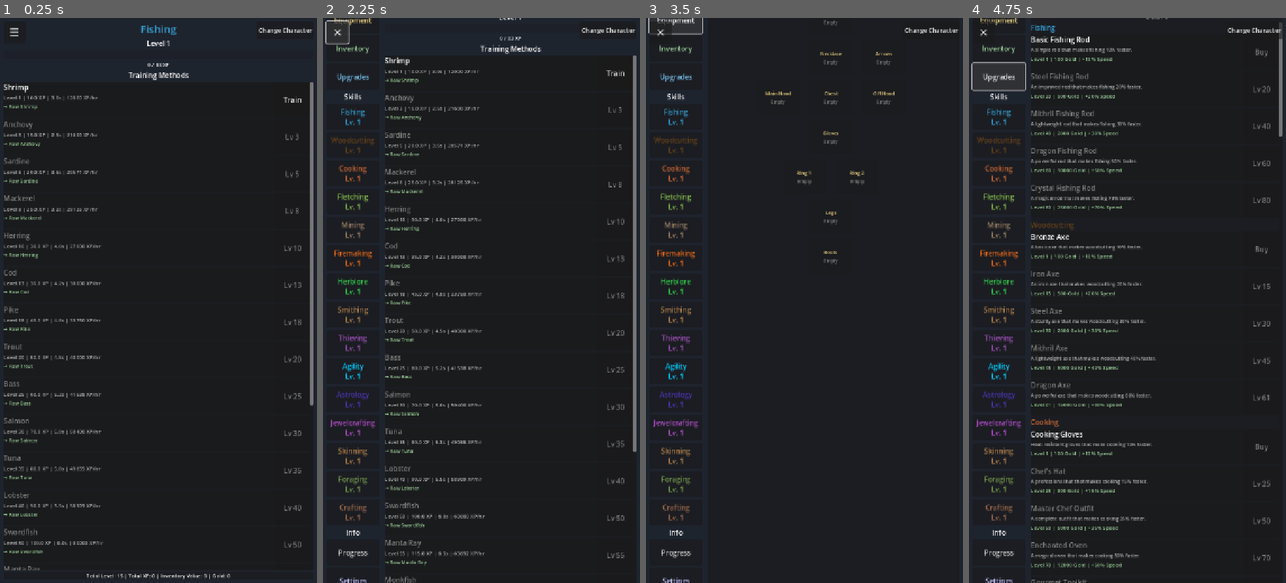
Above: before the commit, frames 1-4 (left to right).
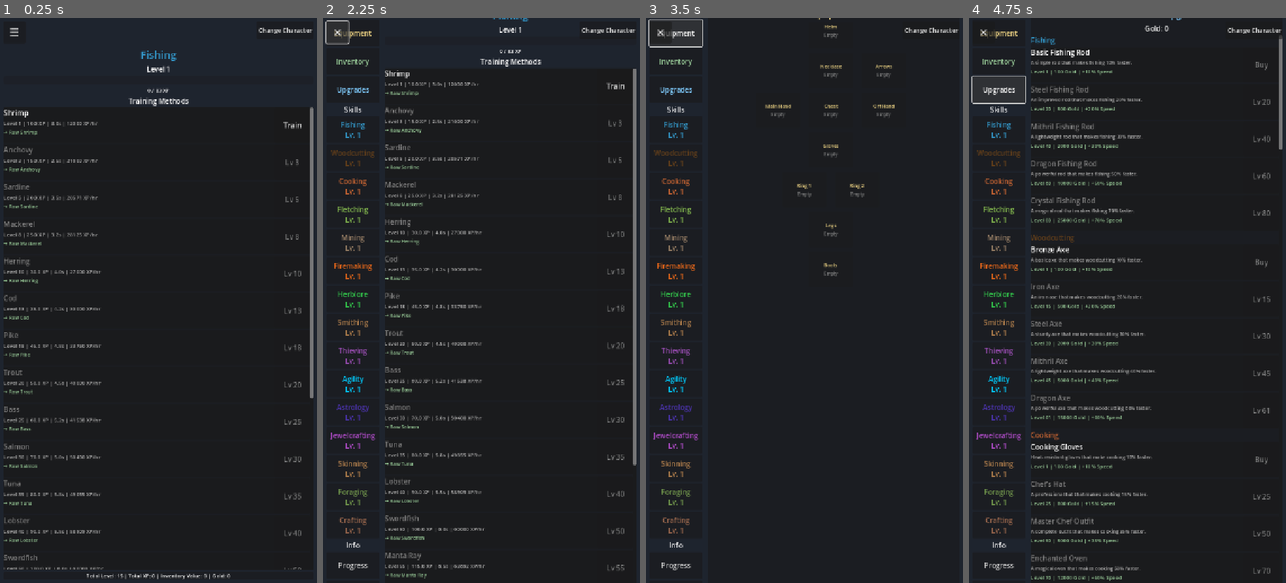
Above: after the commit, the same moments.

Repository: fahmed93/idlescapers
Game: Godot game, scene res://scenes/main.tscn
Two runs of this game, one before a commit and one after it. Both use one fixed random seed, a clock stepped at 60 frames per second and the inputs below. This scene is started directly instead of the project's main scene.
Inputs:
- Up to frame 1 (0.25 s): no input
- Up to frame 2 (2.25 s): click "Train" at 0.5 s; click "Stop Training" at 1.25 s; click "☰" at 2 s
- Up to frame 3 (3.5 s): click "Equipment" at 2.75 s
- Up to frame 4 (4.75 s): click "Inventory" at 3.5 s; click "Upgrades" at 4.25 s

The runs differ from the first frame. In frame 1, 6.0% of the frame differs, in the area x 1-99%, y 1-98%; in frame 2, 9.7%; in frame 3, 4.3%; in frame 4, 14%, in the area x 0-99%, y 0-100%.

Commit message:
Fix sidebar hiding top buttons by adjusting HSplitContainer offset
Co-authored-by: fahmed93 <4407704+fahmed93@users.noreply.github.com>

Diff:
--- a/scenes/main.tscn
+++ b/scenes/main.tscn
@@ -26,7 +26,7 @@
 anchor_right = 1.0
 anchor_bottom = 1.0
 offset_left = 8.0
-offset_top = 8.0
+offset_top = 66.0
 offset_right = -8.0
 offset_bottom = -8.0
 grow_horizontal = 2
